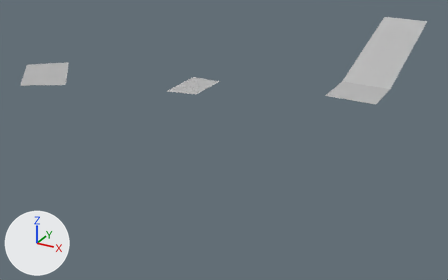
The FBX model Assets/Models/Pavement/Downtown/downtown_sidestreets.fbx, before and after one commit.
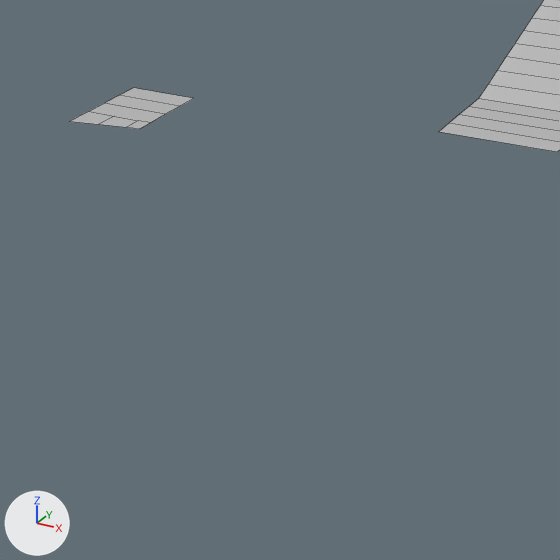
Each version appears first whole from a camera (50 mm lens) standing at (42.5, -50.4, 26.2) and looking at (7.6, 13.1, -5.5), and next in a close-up on the part from 30% to 84% of the width and 14% to 100% of the height. Every picture has the same lights, and +X, +Y and +Z are marked at lower left. The older version's two pictures come first. The close-ups show mesh edges as thin lines. Where no turn or scale is listed for an object, it has been applied to the vertices.

The first close-up shows 'downtown_sidestreets_003', 'downtown_sidestreets_004', 'downtown_sidestreets_005', 'downtown_sidestreets_007'.
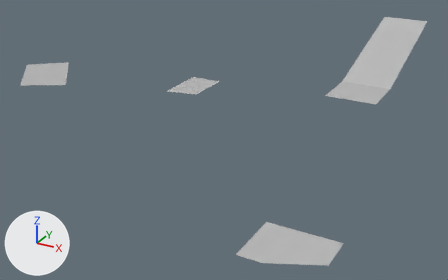
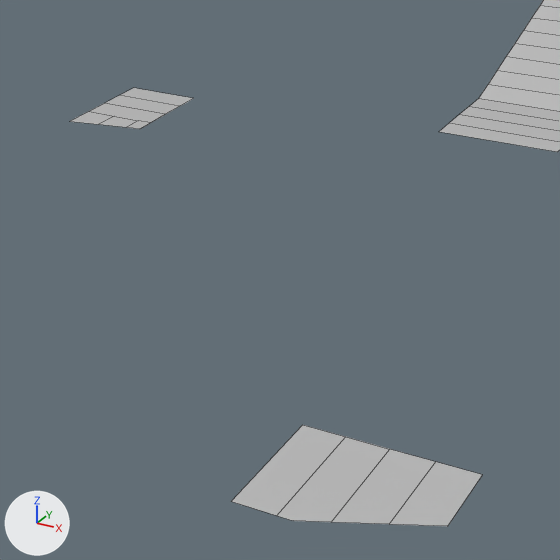
What differs and where, as boxes [x1, y1, x2, y2] in the close-ups (560 x 560 px):
'downtown_sidestreets_008', added: after [231, 425, 482, 526]

Patch to the scene script:
```diff
--- a/Assets/Models/Pavement/Downtown/downtown_sidestreets.fbx.py
+++ b/Assets/Models/Pavement/Downtown/downtown_sidestreets.fbx.py
@@ me_mesh_007 @@
+me_mesh_007.from_pydata([(6.5, -0.94, 0.0), (4.87, -1.71, 0.0), (3.25, -2.48, 0.0), (0.0, -2.98, 0.0), (1.63, -2.98, 0.0), (2.18, -2.98, 0.0), (0.0, 2.35, 0.0), (1.62, 2.35, 0.0), (6.5, 2.35, 0.0), (4.87, 2.35, 0.0), (3.25, 2.35, 0.0)], [], [(5, 2, 10, 7, 4), (0, 8, 9, 1), (1, 9, 10, 2), (3, 4, 7, 6)])
+me_mesh_007.materials.append(mat_side_streets)  # grey #bcbcbc
@@ ob_downtown_sidestreets_008 @@
+ob_downtown_sidestreets_008 = bpy.data.objects.new('downtown_sidestreets_008', me_mesh_007)
+ob_downtown_sidestreets_008.location = (24.6, -13.11, 0.0)
```
